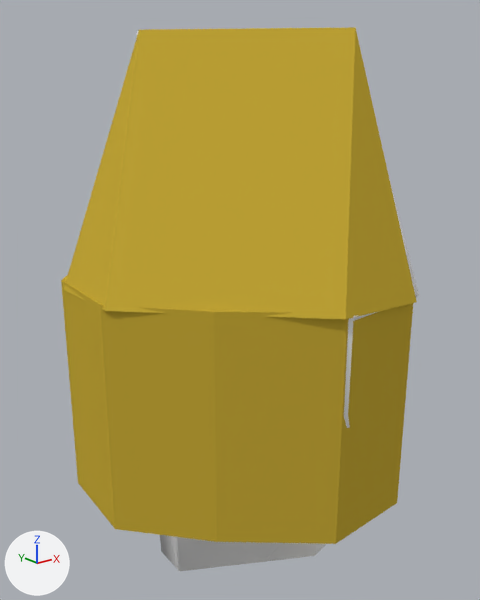
What one commit did to the Blender file engine_r_rear.blend.
Both versions are drawn from a camera (50 mm lens) standing at (-529.0, -470.0, 394.0) and looking at (-356.0, -253.0, 307.0). The lights are fixed; the arrows at lower left show +X, +Y and +Z. Objects named as collision shapes, trigger or cutter boxes, shadow casters or lower levels of detail are left out.

The first picture shows '$engine', '$tread_back.001', 'albatross'.
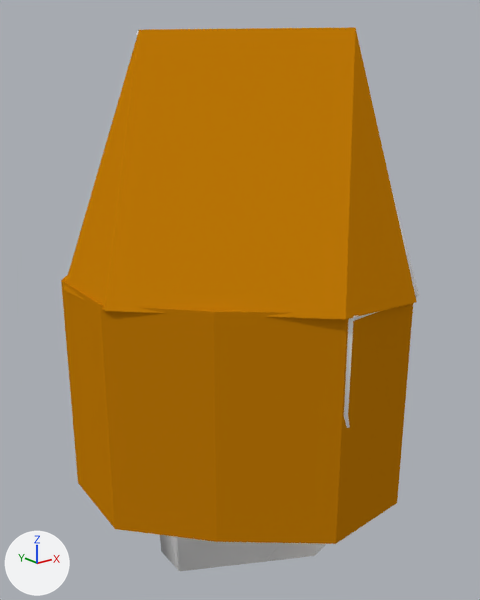
Boxes [x1, y1, x2, y2] around the edits, measured in the pictures (480 x 600 px):
'$tread_back.001', recoloured (yellow to orange): [64, 27, 417, 319] in both
'$engine', recoloured: [61, 275, 413, 544] in both

What the commit changed:
Material 'hard_metal_thick' (mat_hard_metal_thick) changes colour from yellow #c7aa38 to orange #c77e08; in linear values from (0.569, 0.402, 0.0402) to (0.569, 0.207, 0.00241).
